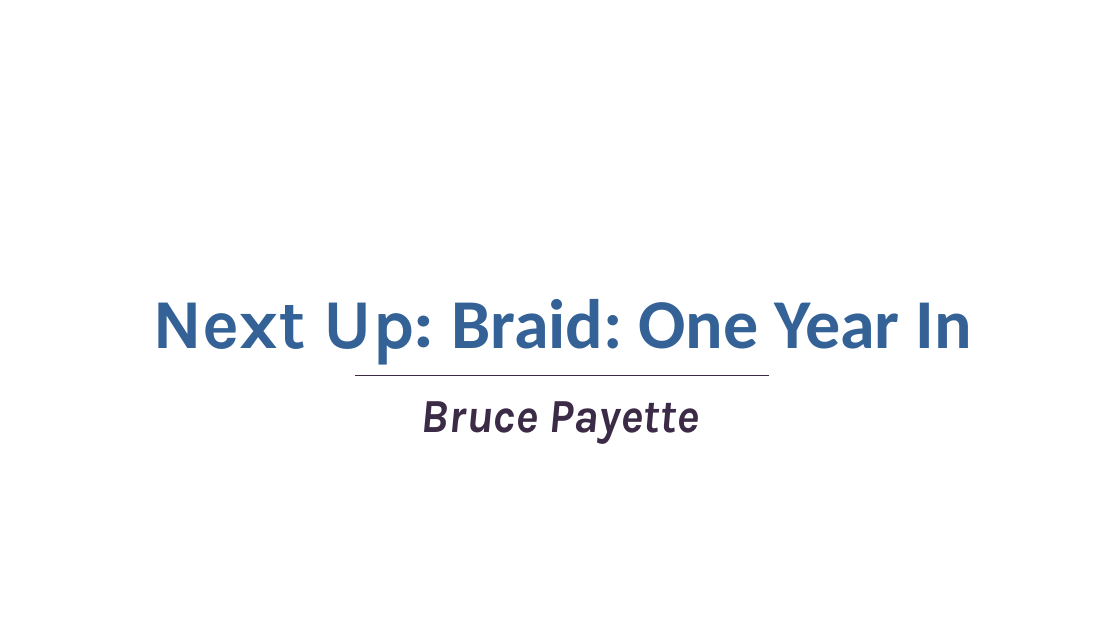
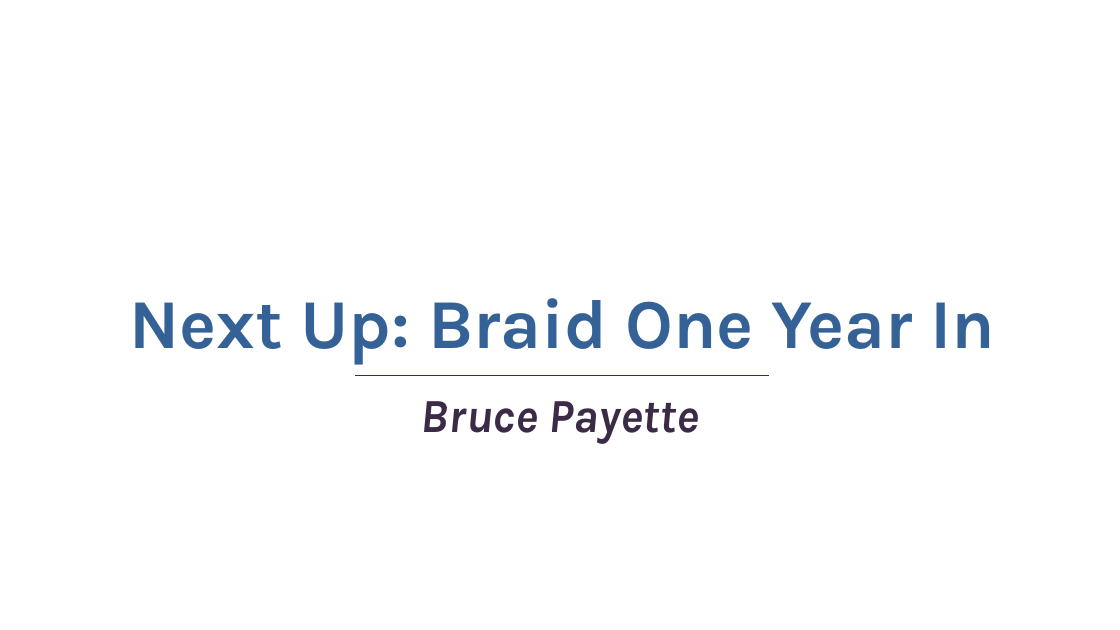
Before and after one commit to BrucePay/PSConfEU2024, a slide deck: slide 1 of payette_2024_braid.pptx. Drawn at 1120x630 pixels with LibreOffice and Linux fonts; fonts in the diff are those of the drawing; background and template pictures are left out. Boxes give left, top, right and bottom in pixels: in the first picture for what was removed or moved away, otherwise in the second. Text is boxed around its words. In the diff, an @@ line names an element or a change of style, - is before the commit and + after.

Commit message:
Post presentations. The braid_examples.tl is a start at a tour of braid.

```diff
--- a/payette_2024_braid.pptx
+++ b/payette_2024_braid.pptx
@@ title at (129, 298, 995, 364): text changed; font Calibri to Karla @@
-Next Up: Braid: One Year In
+Next Up: Braid One Year In
```
Also in this commit, not shown: 6 other slides changed, 3 slides added, 1 other file.
